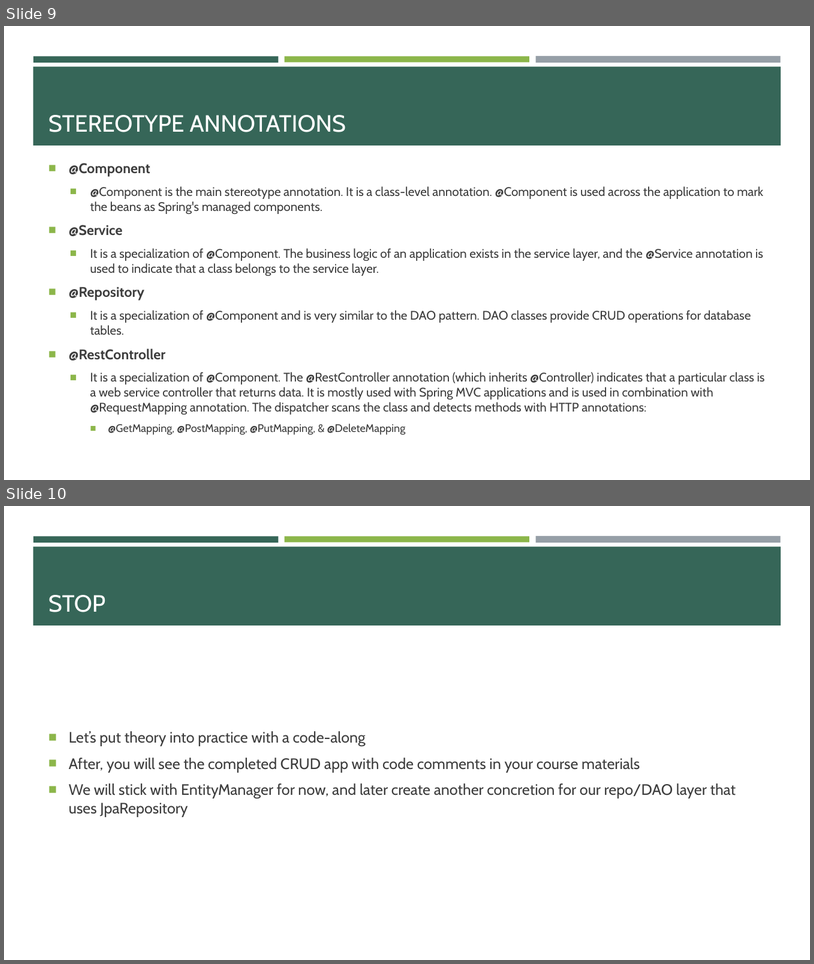
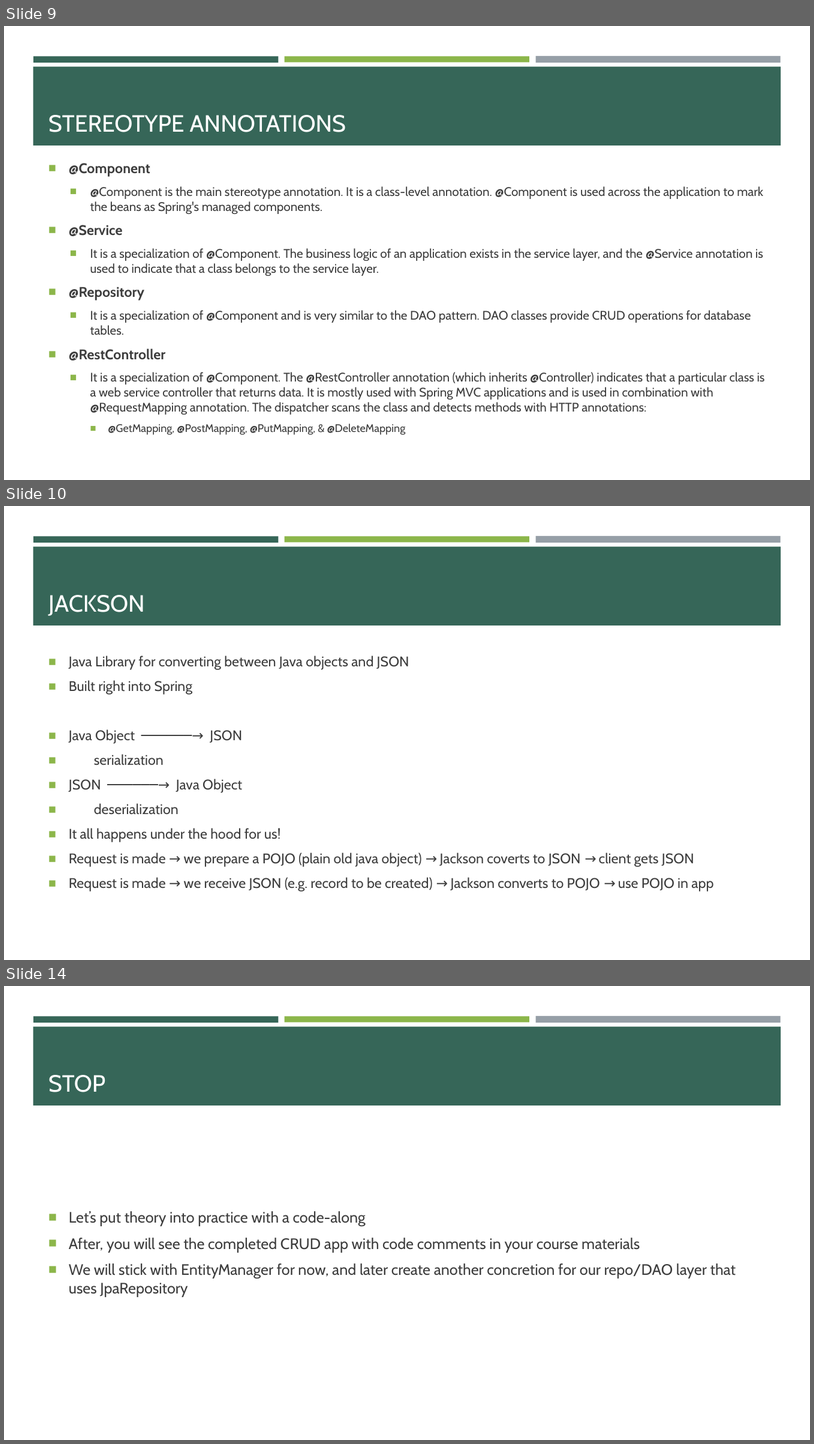
Before and after one commit to e-m-wilson/java-fs, a slide deck: Week_6/02_Hibernate_JPA_&_REST.pptx. Shown one above the other, each under a label of ours: slides 9 and 10 before the commit, slides 9, 10 and 14 after it; the slides between them are not shown. The pictures are 814x964 and 814x1444 pixels, drawn with LibreOffice and Linux fonts; fonts in the diff are those of the drawing. Boxes give left, top, right and bottom in pixels: in the first picture for what was removed or moved away, otherwise in the second. Text is boxed around its words. In the diff, an @@ line names an element or a change of style, - is before the commit and + after.

```diff
--- a/Week_6/02_Hibernate_JPA_&_REST.pptx
+++ b/Week_6/02_Hibernate_JPA_&_REST.pptx
@@ slide 10 added at bbox=[4, 506, 810, 960], background #FFFFFF; not listed: 4 template elements that a slide beside it also shows @@
@@ title added at bbox=[48, 595, 145, 616], 28 pt, text #FFFFFF @@
+JACKSON
@@ text added at bbox=[69, 655, 714, 891], 16.6 pt, text #3D3D3D @@
+■ Java Library for converting between Java objects and JSON
+■ Built right into Spring
+■ Java Object ──────→ JSON
+■ serialization
+■ JSON ──────→ Java Object
+■ deserialization
+■ It all happens under the hood for us!
+■ Request is made → we prepare a POJO (plain old java object) → Jackson coverts to JSON → client gets JSON
+■ Request is made → we receive JSON (e.g. record to be created) → Jackson converts to POJO → use POJO in app
@@ what was slide 10 is now slide 14 @@
```
Also in this commit, not shown: 3 other slides added, 11 other files.
